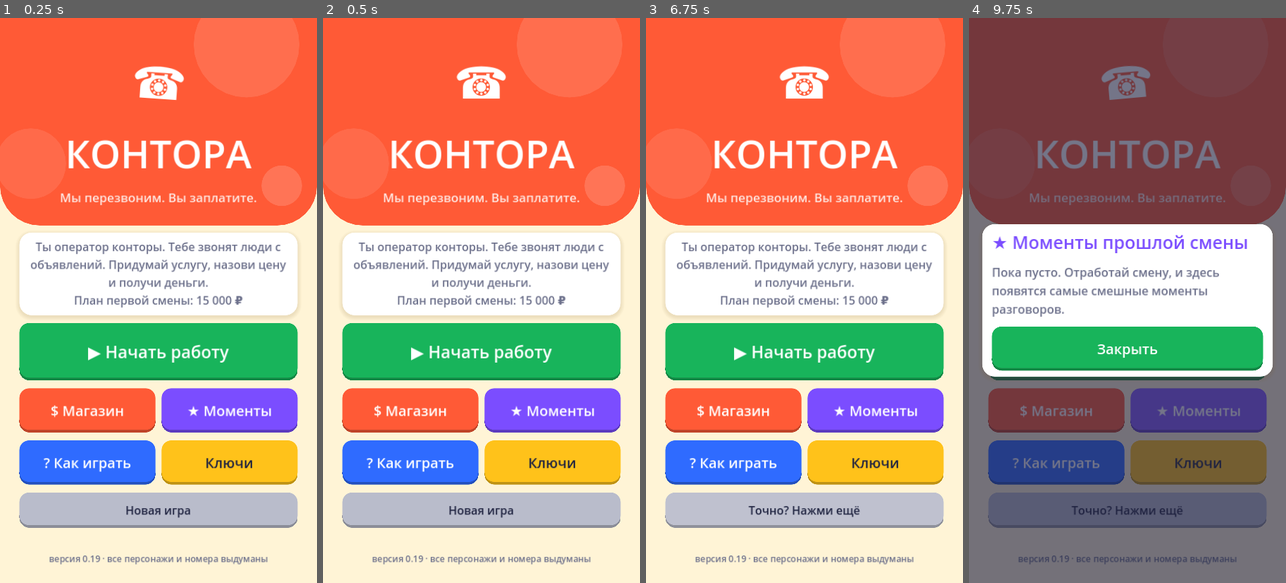
Above: before the commit, frames 1-4 (left to right).
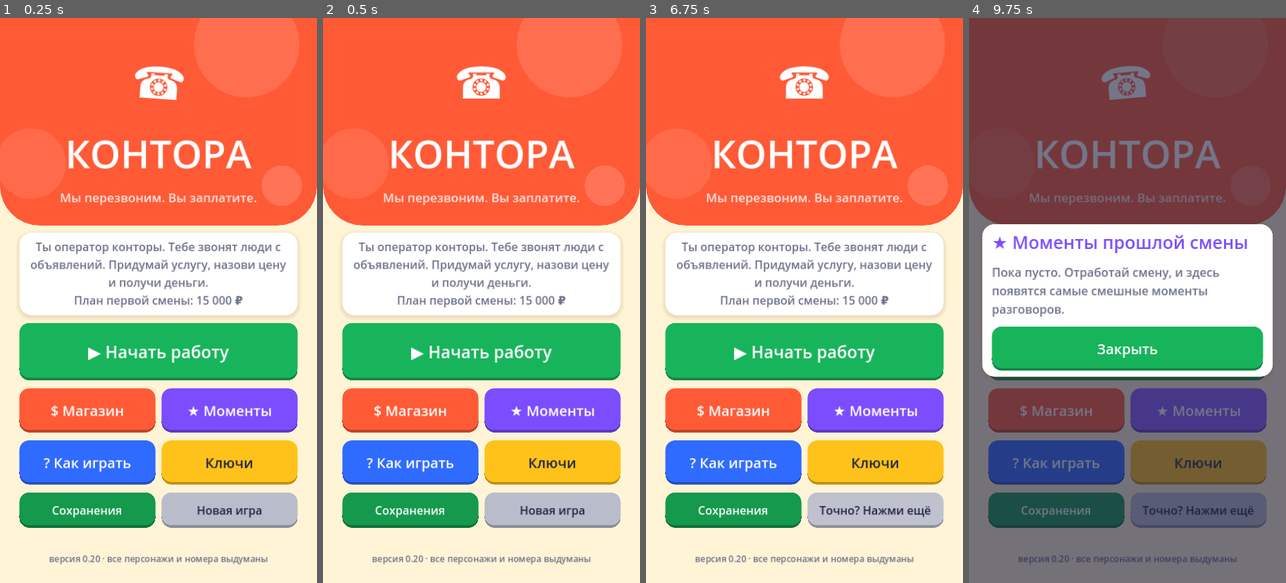
Above: after the commit, the same moments.

Repository: kokazolik/scumai
Game: Godot game, scene res://main.tscn
The game is run twice, just before and just after one commit, with the same random seed, the same clock (stepped at 60 frames per second) and the same inputs.
Inputs (mouse positions are in pixels of both pictures, inside the frame that each line leads up to):
- Up to frame 1 (0.25 s): no input
- Up to frame 2 (0.5 s): no input
- Up to frame 3 (6.75 s): click "☎ Дальше" at 0.5 s; click "$ Магазин" at 1.25 s; click (734, 509) at 2 s, where only the run after the commit has a clickable "Сохранения"; click "▶ Начать работу" at 2.75 s; click "▶ Начать работу" at 3.5 s; click "? Как играть" at 4.25 s; click "? Как играть" at 5 s; click "Новая игра" at 5.75 s; click "Новая игра" at 6.5 s
- Up to frame 4 (9.75 s): click "≡" at 7.25 s; click "⧉ Наш номер +7 900 555-01-23" at 8 s; click "▤ Терминал" at 8.75 s; click "★ Моменты" at 9.5 s

The runs differ from the first frame. In frame 1, 3.1% of the frame differs, in the area x 6-83%, y 84-97%; in frame 2, 3.1%; in frame 3, 3.2%, in the area x 6-90%, y 84-97%; in frame 4, 2.9%.

Commit message:
v0.20: обучение по схемам с пропуском, 6 слотов сохранений
Co-Authored-By: Claude Opus 5.5 <noreply@anthropic.com>
Claude-Session: https://claude.ai/code/session_01Asjs6gV3ucSs4DgrwBz737

Diff:
--- a/scripts/desktop.gd
+++ b/scripts/desktop.gd
@@ -4,8 +4,11 @@
 ## переписка, поле ввода с микрофоном, кнопки), платёжный терминал,
 ## итоги смены с «прикольными моментами». Весь интерфейс собирается кодом.
 
-const VERSION := "0.19"
-const SAVE_PATH := "user://save.cfg"
+const VERSION := "0.20"
+const OLD_SAVE_PATH := "user://save.cfg"   # сохранение до 0.20, переносится в слот 1
+const SETTINGS_PATH := "user://settings.cfg"
+const SLOTS := 6
+const SAVE_KEYS := ["balance", "deals", "shift", "quota", "shift_earned", "shift_calls", "total_calls", "best_shift", "shift_log", "last_moments", "earned_total", "heat", "raids", "upgrades", "schemes", "pay_methods", "skills", "play_seconds", "finale_shown", "tutorials_seen"]
 const SHIFT_CALLS := 8       # звонков в смене
 const FIRST_QUOTA := 15000   # план первой смены, ₽
 const QUOTA_GROWTH := 1.08    # на сколько растёт план каждую выполненную смену
@@ -48,6 +51,9 @@
 var skills: Dictionary = {}    # навыки оператора {id: уровень}
 var play_seconds := 0.0
 var finale_shown := false
+var tutorials_seen: Array = []
+var tutorials_off := false
+var active_slot := 1
 var dictated_gift := ""
 var pinned_gift_btn: Button
 var cur_scheme: Dictionary = {}
@@ -160,18 +166,37 @@
 
 # ---------- сохранение ----------
 
+static func _slot_path(n: int) -> String:
+	return "user://slot_%d.cfg" % n
+
+
 func _save() -> void:
 	var c := ConfigFile.new()
-	for k in ["balance", "deals", "shift", "quota", "shift_earned", "shift_calls", "total_calls", "best_shift", "shift_log", "last_moments", "earned_total", "heat", "raids", "upgrades", "schemes", "pay_methods", "skills", "play_seconds", "finale_shown"]:
+	for k in SAVE_KEYS:
 		c.set_value("game", k, get(k))
-	c.save(SAVE_PATH)
+	c.set_value("meta", "saved_at", Time.get_datetime_string_from_system(false, true))
+	c.save(_slot_path(active_slot))
+
+
+func _save_settings() -> void:
+	var c := ConfigFile.new()
+	c.set_value("settings", "active_slot", active_slot)
+	c.set_value("settings", "tutorials_off", tutorials_off)
+	c.save(SETTINGS_PATH)
 
 
 func _load() -> void:
+	var st := ConfigFile.new()
+	if st.load(SETTINGS_PATH) == OK:
+		active_slot = clampi(int(st.get_value("settings", "active_slot", 1)), 1, SLOTS)
+		tutorials_off = bool(st.get_value("settings", "tutorials_off", false))
+	if FileAccess.file_exists(OLD_SAVE_PATH) and not FileAccess.file_exists(_slot_path(1)):
+		DirAccess.copy_absolute(OLD_SAVE_PATH, _slot_path(1))
+		DirAccess.remove_absolute(OLD_SAVE_PATH)
 	var c := ConfigFile.new()
-	if c.load(SAVE_PATH) != OK:
-		return
-	for k in ["balance", "deals", "shift", "quota", "shift_earned", "shift_calls", "total_calls", "best_shift", "shift_log", "last_moments", "earned_total", "heat", "raids", "upgrades", "schemes", "pay_methods", "skills", "play_seconds", "finale_shown"]:
+	if c.load(_slot_path(active_slot)) != OK:
+		return
+	for k in SAVE_KEYS:
 		if c.has_section_key("game", k):
 			set(k, c.get_value("game", k))
 	if not "ads" in schemes:  # сохранения до 0.18: первой схемы «Объявления» тогда не было
@@ -192,7 +217,9 @@
 	shift_earned = 0; shift_calls = 0; total_calls = 0; best_shift = 0
 	shift_log = []; last_moments = []
 	earned_total = 0; heat = 0; raids = 0; upgrades = {}; schemes = ["ads"]; pay_methods = ["card", "phone"]
-	skills = {}; play_seconds = 0.0; finale_shown = false
+	skills = {}; play_seconds = 0.0; finale_shown = false; tutorials_seen = []
+	next_profile = {}
+	prefetch_gen += 1
 	_clear_chat()
 	_save()
 	_update_balance()
@@ -417,6 +444,10 @@
 	row2.add_child(_big_button("Ключи", C_YELLOW, func(): _show_key_screen(false), 100))
 	v.add_child(row2)
 	var row3 := HBoxContainer.new()
+	row3.add_theme_constant_override("separation", 14)
+	var slots_btn := _big_button("Сохранения", C_GREEN.darkened(0.15), _show_slots, 80)
+	slots_btn.add_theme_font_size_override("font_size", 26)
+	row3.add_child(slots_btn)
 	var reset_btn := _big_button("Новая игра", Color("b9bccb"), Callable(), 80)
 	reset_btn.pressed.connect(func():
 		if reset_btn.text != "Точно? Нажми ещё":
@@ -500,6 +531,13 @@
 	overlay_scrolls.append(sc)
 	sc.add_child(l)
 	v.add_child(sc)
+	var replay := _chip_button("↺ Показывать обучение заново", C_BLUE, func():
+		tutorials_seen = []
+		tutorials_off = false
+		_save()
+		_save_settings()
+		_add_note("Обучение включено: оно появится на следующем звонке.", C_BLUE))
+	v.add_child(replay)
 	v.add_child(_big_button("Понятно", C_GREEN, func(): m[0].queue_free(), 110))
 
 
@@ -1089,6 +1127,7 @@
 		caller_info.text += "\nБаза: на карте около %s, всего до %s. %s" % [_rub(session.base_budget), _rub(session.budget), p["personality"]]
 	_set_avatar(p["name"])
 	_add_note("☎ Входящий звонок...")
+	_maybe_tutorial("s_" + cur_scheme["id"], Tutorials.SCHEMES.get(cur_scheme["id"], []))
 	_on_trust(session.trust, 0)
 	_update_balance()
 	_save()
@@ -1150,6 +1189,132 @@
 	l.custom_minimum_size.x = 580
 	v.add_child(l)
 	v.add_child(_big_button("Работаем дальше", C_ACCENT, func(): m[0].queue_free(), 110))
+
+
+## Обучение по схеме или способу оплаты: один раз, с кнопкой «Пропустить».
+func _maybe_tutorial(key: String, pages: Array) -> void:
+	if pages.is_empty() or tutorials_off or key in tutorials_seen:
+		return
+	tutorials_seen.append(key)
+	_save()
+	_show_tutorial(pages, 0)
+
+
+func _show_tutorial(pages: Array, i: int) -> void:
+	input.release_focus()
+	var m := _modal()
+	var v: VBoxContainer = m[1]
+	var head := _label("Обучение · %d из %d" % [i + 1, pages.size()] if pages.size() > 1 else "Обучение", 22, C_MUTED)
+	v.add_child(head)
+	v.add_child(_label(pages[i][0], 38, C_ACCENT, true))
+	var body := _label(pages[i][1], 27, C_INK, true)
+	body.custom_minimum_size.x = 580
+	v.add_child(body)
+	var row := HBoxContainer.new()
+	row.add_theme_constant_override("separation", 14)
+	var last := i + 1 >= pages.size()
+	row.add_child(_big_button("Пропустить", C_MUTED, func(): m[0].queue_free(), 96))
+	row.add_child(_big_button("Понятно" if last else "Далее ›", C_GREEN, func():
+		m[0].queue_free()
+		if not last:
+			_show_tutorial(pages, i + 1), 96))
+	v.add_child(row)
+	v.add_child(_chip_button("Больше не показывать обучение", C_MUTED, func():
+		tutorials_off = true
+		_save_settings()
+		m[0].queue_free()))
+
+
+## Слоты сохранений: игра всегда пишет в текущий слот, здесь можно переключиться или скопировать игру в другой.
+func _show_slots() -> void:
+	var m := _modal()
+	var v: VBoxContainer = m[1]
+	v.add_child(_label("Сохранения", 42, C_ACCENT))
+	v.add_child(_label("Игра сохраняется сама в текущий слот. «Играть» загружает слот, «Сохранить сюда» копирует текущую игру в слот.", 22, C_MUTED, true))
+	var list := VBoxContainer.new()
+	list.add_theme_constant_override("separation", 10)
+	v.add_child(list)
+	var holder := []
+	var refresh := func():
+		for ch in list.get_children():
+			ch.queue_free()
+		for n in range(1, SLOTS + 1):
+			var c := ConfigFile.new()
+			var has := c.load(_slot_path(n)) == OK
+			var card := PanelContainer.new()
+			var cur := n == active_slot
+			var sb := _box(Color("eafaf0") if cur else Color("fff8ea"), 22, 14)
+			if cur:
+				sb.border_width_left = 8
+				sb.border_color = C_GREEN
+			card.add_theme_stylebox_override("panel", sb)
+			var cv := VBoxContainer.new()
+			cv.add_theme_constant_override("separation", 4)
+			card.add_child(cv)
+			var title := "Слот %d" % n + ("  · текущий" if cur else "")
+			cv.add_child(_label(title, 26, C_INK))
+			var info := "Пусто"
+			if has:
+				var e: int = c.get_value("game", "earned_total", 0)
+				var secs: float = c.get_value("game", "play_seconds", 0.0)
+				info = "%s · смена %d · на счету %s\n%d ч %d мин в игре · %s" % [Upgrades.RANKS[Upgrades.rank_index(e)]["name"],
+					int(c.get_value("game", "shift", 1)), _rub(int(c.get_value("game", "balance", 0))),
+					int(secs / 3600.0), int(secs / 60.0) % 60, str(c.get_value("meta", "saved_at", "")).replace("T", " ").substr(0, 16)]
+			cv.add_child(_label(info, 21, C_MUTED, true))
+			var row := HBoxContainer.new()
+			row.add_theme_constant_override("separation", 10)
+			var slot := n
+			if not cur:
+				row.add_child(_big_button("Играть" if has else "Новая игра", C_BLUE, func():
+					_switch_slot(slot)
+					holder[0].call(), 56))
+				var save_btn := _big_button("Сохранить сюда", C_ACCENT, Callable(), 56)
+				save_btn.pressed.connect(func():
+					if has and save_btn.text != "Перезаписать?":
+						save_btn.text = "Перезаписать?"
+						return
+					active_slot = slot
+					_save()
+					_save_settings()
+					holder[0].call())
+				row.add_child(save_btn)
+				for b in row.get_children():
+					b.add_theme_font_size_override("font_size", 23)
+				cv.add_child(row)
+			list.add_child(card)
+	holder.append(refresh)
+	refresh.call()
+	v.add_child(_big_button("Закрыть", C_MUTED, func():
+		m[0].queue_free()
+		_refresh_menu(), 90))
+
+
+func _switch_slot(n: int) -> void:
+	_save()  # текущая игра не теряется
+	_drop_session()
+	session = null
+	_close_terminal()
+	active_slot = n
+	_save_settings()
+	# сбрасываем всё к началу и читаем слот (пустой слот = новая игра)
+	balance = 0; deals = 0; shift = 1; quota = FIRST_QUOTA
+	shift_earned = 0; shift_calls = 0; total_calls = 0; best_shift = 0
+	shift_log = []; last_moments = []
+	earned_total = 0; heat = 0; raids = 0; upgrades = {}; schemes = ["ads"]; pay_methods = ["card", "phone"]
+	skills = {}; play_seconds = 0.0; finale_shown = false; tutorials_seen = []
+	_load()
+	next_profile = {}
+	prefetch_gen += 1
+	dictated_card = ""
+	dictated_gift = ""
+	pinned_card_btn.hide()
+	pinned_gift_btn.hide()
+	caller_name.text = "Ждём звонка"
+	caller_info.text = ""
+	_clear_chat()
+	_update_balance()
+	_set_controls()
+	_refresh_menu()
 
 
 func _show_finale() -> void:
@@ -1246,6 +1411,7 @@
 					schemes.append(sid)
 					next_profile = {}  # следующий клиент уже придёт и по новой схеме
 					prefetch_gen += 1
+					_maybe_tutorial("s_" + sid, Tutorials.SCHEMES.get(sid, []))
 					_save()
 					_update_balance()
 					holder[0].call(), 76)
@@ -1284,6 +1450,7 @@
 						return
 					balance -= mprice
 					pay_methods.append(mid)
+					_maybe_tutorial("m_" + mid, Tutorials.METHODS.get(mid, []))
 					_save()
 					_update_balance()
 					holder[0].call(), 76)
--- /dev/null
+++ b/scripts/tutorials.gd
@@ -0,0 +1,40 @@
+extends RefCounted
+class_name Tutorials
+## Обучение: страницы для каждой схемы и каждого способа оплаты.
+## Показывается один раз (при покупке или первом звонке по схеме), его можно пропустить.
+
+const SCHEMES := {
+	"ads": [
+		["Добро пожаловать в контору", "Тебе звонят люди с объявлений: кто-то хочет купить вещь, кто-то вызвать мастера или грузчиков. Ты оператор. Твоя задача — придумать им услугу, назвать цену и получить деньги."],
+		["Шанс", "Полоска «Шанс» — это вероятность, что клиент согласится отдать карту или перевести деньги. Вопросы о клиенте, сочувствие и выгодные условия её поднимают. Бред, грубость и подозрительные просьбы опускают."],
+		["Цена", "Назови сумму прямо в чате: «всего 3 000 рублей». Клиент соглашается только на сумму, которую ты назвал, и не больше своих денег. Когда он согласился, внизу чата появится зелёная плашка."],
+		["Как забрать деньги", "Попроси номер карты с лицевой стороны: клиент пришлёт его, номер закрепится под карточкой. Скопируй его, открой Терминал, вставь и спиши сумму. Или нажми «Наш номер», вставь его в чат и попроси перевести: деньги придут сами."],
+		["План и жара", "За смену 8 звонков, сверху виден план. Каждая сделка повышает жару. На 100% будет облава со штрафом. Звонок без денег и конец смены жару снижают. В магазине покупаются новые схемы, способы оплаты и улучшения."],
+	],
+	"rent": [["Квартира посуточно", "Звонят те, кто хочет снять квартиру подешевле. Им важно успеть забронировать раньше других. Говори про большой спрос и скидку на бронь. Предоплата небольшая, поэтому соглашаются легко, но и бюджет у них скромный."]],
+	"prize": [["Призы и розыгрыши", "Клиент уверен, что выиграл. Поздравь его, подыграй радости и не спорь. Деньги проще всего получить как «сбор за доставку приза». Слишком большая сумма разрушает сказку: держи её заметно меньше стоимости приза."]],
+	"parcel": [["Посылка задержана", "Клиенты спешат и нервничают: им нужна их посылка. Говори уверенно, как официальная служба, называй «номер отправления» и «сбор за хранение». Долгие разговоры их раздражают, они быстро бросают трубку."]],
+	"job": [["Работа мечты", "Звонят те, кто очень хочет работу из дома с огромной зарплатой. Хвали их, говори, что они подходят. Деньги берутся за «обучение», «форму» или «пропуск». Ради зарплаты такие клиенты готовы заплатить много."]],
+	"courses": [["Марафоны успеха", "Эти клиенты мечтают разбогатеть. Обещай быстрый результат, рассказывай про «успешных учеников», дави на страх упустить шанс. Тарифы «VIP» и «наставник» продаются дороже обычных."]],
+	"gadgets": [["Чудо-товары", "Клиенты верят в чудо: браслеты, пояса, фильтры. Говори про «отзывы», «научное открытие» и «последние экземпляры». Скидка «только сегодня» поднимает шанс сильнее всего."]],
+	"compens": [["Компенсация за БАДы", "Клиенту якобы положены деньги за когда-то купленные таблетки. Он ждёт выплату, а платить должен «пошлину» или «налог на компенсацию». Чем больше обещанная выплата, тем охотнее платят."]],
+	"healer": [["Потомственные целители", "Клиенты суеверны и чем-то напуганы. Сочувствуй, находи «порчу», обещай снять её. Ритуалы, заряженная вода и обереги стоят дорого, но спорить с целительницей такие клиенты боятся."]],
+	"prince": [["Заморский принц", "Клиент влюблён в богатого иностранца из анкеты. Говори от имени «помощника принца»: визы, билеты, таможня. Романтика сильно поднимает доверие, а сомнения про «настоящую любовь» его обваливают."]],
+	"lottery": [["Наследство из-за границы", "Клиент ждёт миллионы от дальнего родственника. Говори как юрист: пошлины, нотариус, перевод документов. Суммы здесь крупные, поэтому пригодятся способы оплаты из магазина."]],
+	"crypto": [["Крипто-инвестиции", "Клиенты хотят быстро разбогатеть на монете «КонтораКоин». Показывай графики «роста», говори про ранний вход. Отлично сочетается с криптокошельком из магазина."]],
+	"fund": [["Инвестфонд «Пирамидон»", "Клиенту обещают 300% годовых и бонусы за друзей. Чем увереннее звучишь, тем больше вкладывают. Это схема для крупных сумм: предлагай «безопасный счёт» или кредит, если они открыты."]],
+	"stars": [["Именные звёзды", "Звонят романтики, которые хотят подарить звезду. Сертификат, имя на небе, координаты в телескоп. Это абсурд, но красивую историю покупают дорого. Подарочные карты здесь особенно уместны."]],
+	"air": [["Налог на воздух", "Клиенты напуганы новым «налогом на кислород». Говори официально и предлагай «льготу» или «рассрочку». Наглость здесь уже высокая, поэтому жара растёт быстрее: следи за шкалой."]],
+	"moon": [["Участки на Луне", "Покупатели элитной недвижимости с видом на Землю. Им важны статус и эксклюзивность: «последний участок у кратера». Бюджеты огромные, используй самые сильные способы оплаты."]],
+	"mars": [["Билеты на Марс", "Клиенты мечтают улететь первым рейсом. Мест мало, бронь только сегодня. Дави на срочность и избранность. Жара большая: держи адвоката и хладнокровие прокачанными."]],
+	"sun": [["Абонемент на солнце", "Клиенту сообщили, что без подписки солнце для него погаснет. Чем серьёзнее тон, тем смешнее и прибыльнее. Предлагай тарифы: «Лето круглый год», «Без облаков»."]],
+	"time": [["Продажа времени", "Клиенты хотят больше часов в сутках. Продавай пакеты «+6 часов», «выходные без конца». Самые богатые клиенты игры, но и самые избалованные: ошибки стоят дорого."]],
+	"immortal": [["Подписка на бессмертие", "Вершина наглости. Клиенты хотят жить вечно, первый месяц со скидкой. Здесь крутятся самые большие деньги и самая сильная жара. Добро пожаловать на вершину конторы."]],
+}
+
+const METHODS := {
+	"gift": [["Подарочные карты", "Скажи в разговоре «оплатите подарочными картами». Если клиент согласится, он продиктует код вида XXXX-XXXX-XXXX. Код закрепится под карточкой: скопируй его и активируй в Терминале. Так можно взять до 1,4 раза больше, чем лежит у клиента на карте."]],
+	"crypto": [["Криптокошелёк", "Предложи перевести деньги на криптокошелёк: слова «крипта», «биткоин», «кошелёк». Деньги придут сами, жара от таких сделок ниже. Сумма до 1,8 раза больше, чем на карте, но уговорить труднее."]],
+	"safe": [["«Безопасный счёт»", "Предложи клиенту перевести сбережения на «безопасный счёт». Можно взять до 2,3 раза больше, чем на карте, но жара от таких сделок высокая, а шанс ниже."]],
+	"loan": [["Кредит на клиента", "Предложи клиенту оформить кредит и перевести его. Это самые большие суммы, до 2,8 раза больше, чем на карте. Уговорить труднее всего, жара самая высокая."]],
+}
Not shown, changed: export_presets.cfg
Not shown, removed: apk/kontora-0.19.apk
Not shown, added: apk/kontora-0.20.apk
